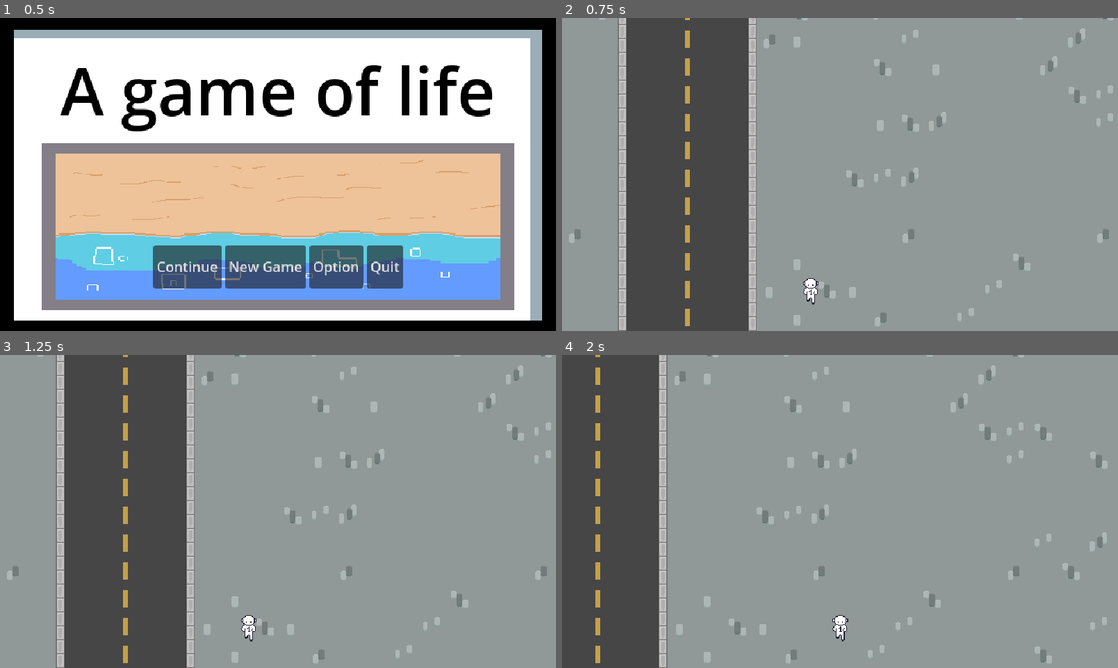
Above: before the commit, frames 1-4 (two rows, left to right).
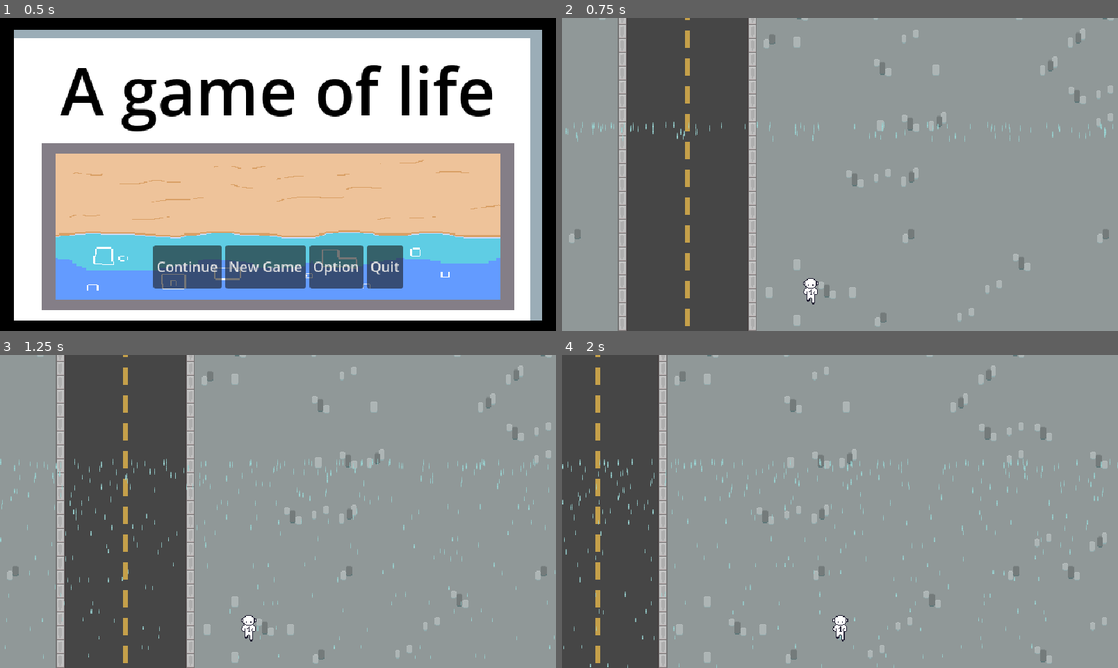
Above: after the commit, the same moments.

Repository: PoloLoveTaco/Pixel-Game-Jam---2025
Game: Godot game, scene res://Scenes/main_menu.tscn
Two runs of this game, one before a commit and one after it. Both use one fixed random seed, a clock stepped at 60 frames per second and the inputs below.
Inputs (mouse positions are in pixels of both pictures, inside the frame that each line leads up to):
- Up to frame 1 (0.5 s): no input
- Up to frame 2 (0.75 s): click "New Game" at 0.5 s
- Up to frame 3 (1.25 s): no input
- Up to frame 4 (2 s): tap Enter (ui_accept) at 1.25, 1.52 s; move the mouse to (962, 495) at 1.27 s; hold D (right) from 1.28 s (still down); hold F from 1.28 s (still down); click (962, 495) at 1.42 s

Frame 1 is identical in both runs. In frame 2, 0.3% of the frame differs, in the area x 0-100%, y 33-40%; in frame 3, 0.8%; in frame 4, 0.9%, in the area x 0-100%, y 33-100%.

Commit message:
(+) Start of CPU particles rain effect

Diff:
--- a/Scenes/player.tscn
+++ b/Scenes/player.tscn
@@ -1,7 +1,8 @@
-[gd_scene load_steps=7 format=3 uid="uid://ca01vvk4fhu28"]
+[gd_scene load_steps=8 format=3 uid="uid://ca01vvk4fhu28"]
 
 [ext_resource type="Script" uid="uid://i2hthtil41ex" path="res://Scripts/player.gd" id="1_cvnsp"]
 [ext_resource type="Texture2D" uid="uid://busuwk2ptd28t" path="res://Assets/UniversalCharacter.png" id="1_v0iea"]
+[ext_resource type="PackedScene" uid="uid://cq8x5j46f8q5u" path="res://Scenes/rain.tscn" id="2_6t5aa"]
 
 [sub_resource type="RectangleShape2D" id="RectangleShape2D_cvnsp"]
 size = Vector2(20, 11)
@@ -50,6 +51,9 @@
 physics_interpolation_mode = 1
 process_callback = 0
 
+[node name="Rain" parent="Camera2D" instance=ExtResource("2_6t5aa")]
+position = Vector2(0, -190)
+
 [node name="Sprite2D" type="Sprite2D" parent="."]
 texture = ExtResource("1_v0iea")
 hframes = 3
--- /dev/null
+++ b/Scenes/rain.tscn
@@ -0,0 +1,17 @@
+[gd_scene load_steps=3 format=3 uid="uid://cq8x5j46f8q5u"]
+
+[ext_resource type="Texture2D" uid="uid://7773in4vi1d3" path="res://Assets/rain.png" id="1_l8yrx"]
+
+[sub_resource type="Curve" id="Curve_l8yrx"]
+_data = [Vector2(0.00996678, 1), 0.0, 0.0, 0, 0, Vector2(1, 0.553235), 0.0, 0.0, 0, 0]
+point_count = 2
+
+[node name="Rain" type="Node2D"]
+
+[node name="CPUParticles2D" type="CPUParticles2D" parent="."]
+amount = 600
+texture = ExtResource("1_l8yrx")
+emission_shape = 3
+emission_rect_extents = Vector2(350, 1)
+gravity = Vector2(150, 980)
+scale_amount_curve = SubResource("Curve_l8yrx")
Binary file added: Assets/rain.png
Not shown, added: Assets/rain.png.import
